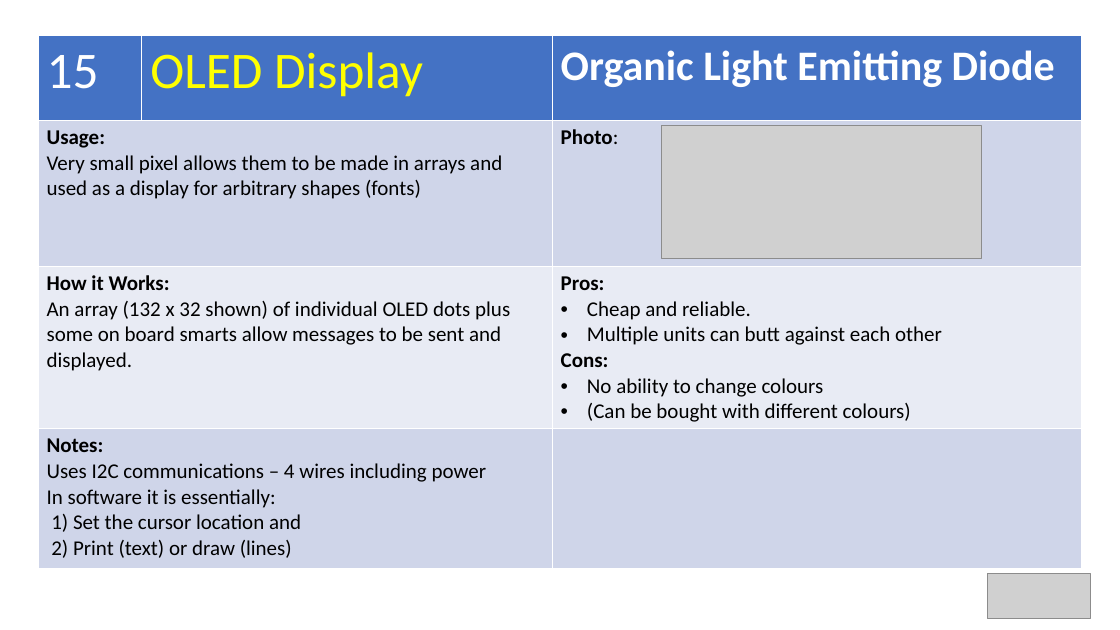
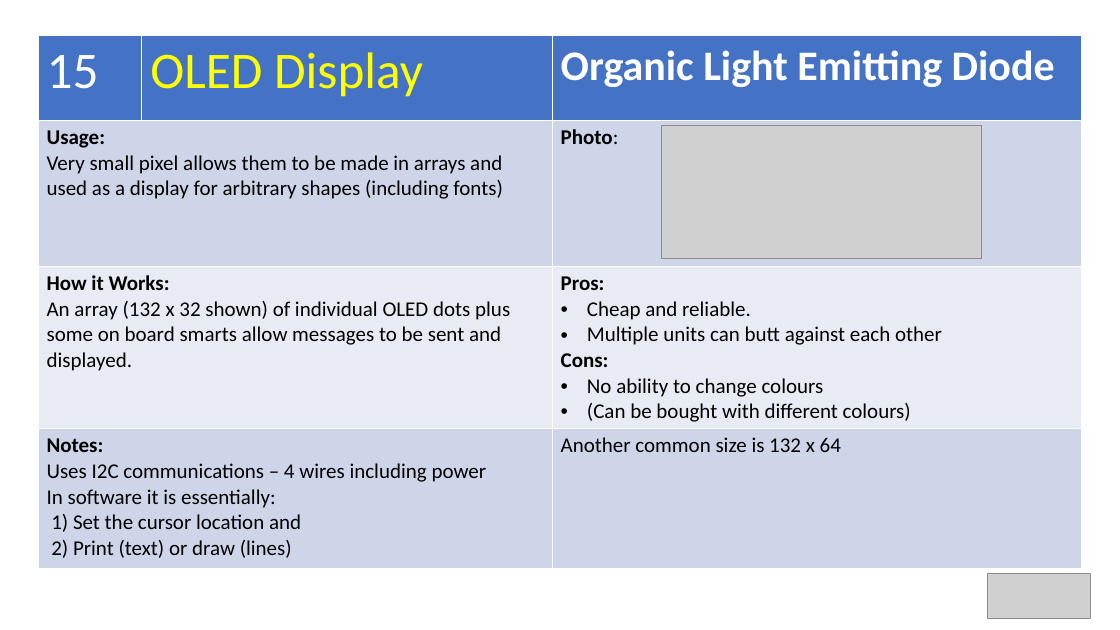
Before and after one commit to Alan-Lomax/MERG-SIG-Presentations, a slide deck: slide 29 of Arduino IO Compendium.pptx (slide 28 before the commit). Drawn at 1120x630 pixels with LibreOffice and Linux fonts; fonts in the diff are those of the drawing; grey boxes stand for pictures. Boxes give left, top, right and bottom in pixels: in the first picture for what was removed or moved away, otherwise in the second. Text is boxed around its words. In the diff, an @@ line names an element or a change of style, - is before the commit and + after.

```diff
--- a/Arduino IO Compendium.pptx
+++ b/Arduino IO Compendium.pptx
@@ table at [38, 36, 1081, 566] @@
-row 2, column 1: Usage: / Very small pixel allows them to be made in arrays and used as a display for arbitrary shapes (fonts)
+row 2, column 1: Usage: / Very small pixel allows them to be made in arrays and used as a display for arbitrary shapes (including fonts)
-row 4, column 3: 
+row 4, column 3: Another common size is 132 x 64
```
Also in this commit, not shown: 2 other slides changed, 1 slide added.
